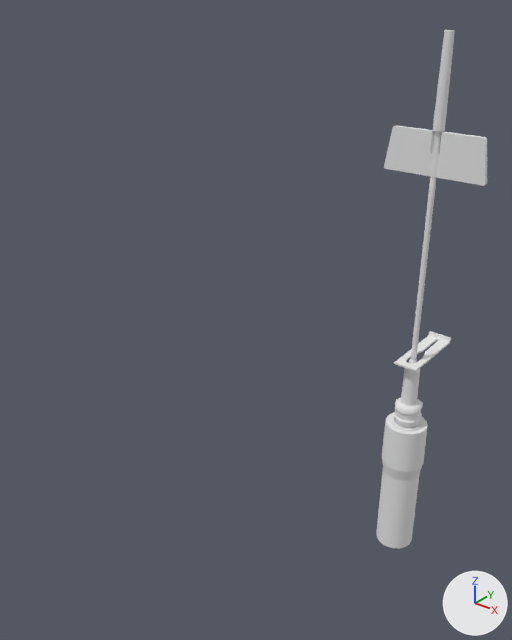
A saved change to the Blender file blend/needle/insulfon_needle.blend.
Camera for both pictures: a 50 mm lens placed at (0.147, -0.322, 0.161), pointed at (-0.033, -0.098, 0.022). The lights are fixed; the arrows at lower right show +X, +Y and +Z.

The scene before the commit, as lines of its bpy script (objects in view):
```python
ob_bf = bpy.data.objects.new('bf', me_cylinder_032)
ob_bf.location = (0.0, 0.0, 0.0856)
ob_cap = bpy.data.objects.new('cap', me_cylinder_025)
ob_cap.location = (0.0, 0.0, 0.1172)
ob_inner = bpy.data.objects.new('inner', me_cylinder_028)
ob_inner.location = (0.0, 0.0, -0.1115)
ob_outer = bpy.data.objects.new('outer', me_cylinder_029)
ob_outer.location = (0.0, 0.0, -0.1131)
ob_puller = bpy.data.objects.new('puller', me_cylinder_026)
ob_puller.location = (0.0, 0.0001, -0.056)
ob_ring = bpy.data.objects.new('ring', me_cylinder_027)
ob_ring.location = (0.0, 0.0002, -0.0696)
ob_th = bpy.data.objects.new('th', me_plane_007)
ob_th.location = (0.0, 0.0112, 0.023)
ob_tube = bpy.data.objects.new('tube', me_cylinder_031)
ob_tube.location = (0.0, 0.0, 0.0191)
```
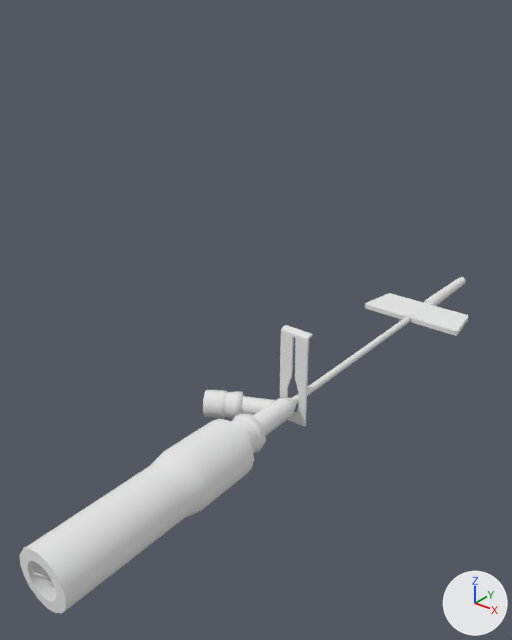
What the commit changed:
me_cylinder_027 is used by ob_ring; location (0.0, 0.0002, -0.0696).
me_cylinder_027 had 105 vertices, 110 faces and spanned x -0.0078..0.0078, y -0.0085..0.0085, z -0.0133..0.0133.
me_cylinder_027 now has 194 vertices, 204 faces and spans x -0.0078..0.0307, y -0.0085..0.0085, z -0.0133..0.0286.
me_cylinder_027 part 1: a new loose piece of 89 vertices spanning x 0.0122..0.0307, y -0.0061..0.0061, z 0.0115..0.0286, in mat_insulfonmatt (its picture is missing).
me_cylinder_026 is used by ob_puller; location (0.0, 0.0001, -0.056).
me_cylinder_026 had 34 vertices, 40 faces and spanned x -0.0046..0.0046, y -0.005..0.005, z -0.0274..0.0274.
me_cylinder_026 now has 144 vertices, 158 faces and spans x -0.0066..0.024, y -0.0097..0.0328, z -0.0274..0.0294.
me_cylinder_026 part 2: a new loose piece of 76 vertices spanning x -0.0066..0.0066, y -0.0097..0.0328, z 0.026..0.0294, in mat_insulfonmat (its picture is missing).
me_cylinder_026 part 3: a new loose piece of 34 vertices spanning x -0.0004..0.024, y -0.0044..0.0044, z 0.0027..0.0204, in mat_insulfonmat (its picture is missing).
Object 'bf' (ob_bf) moves from (0.0, 0.0, 0.0856) to (0.0, 0.0012, 0.0).
Object 'bf' (ob_bf) turns from (0, 0, 0) to (-90, -180, 0) degrees about x, y and z.
Object 'cap' (ob_cap) moves from (0.0, 0.0, 0.1172) to (0.0, 0.0328, 0.0).
Object 'cap' (ob_cap) turns from (0, 0, 0) to (-90, -180, 0) degrees about x, y and z.
Object 'tube' (ob_tube) moves from (0.0, 0.0, 0.0191) to (0.0, -0.0653, 0.0).
Object 'tube' (ob_tube) turns from (0, 0, 0) to (-90, -180, 0) degrees about x, y and z.
Object 'th' (ob_th) is deleted.
Object 'ring' (ob_ring) moves from (0.0, 0.0002, -0.0696) to (0.0, -0.154, 0.0002).
Object 'ring' (ob_ring) turns from (0, 0, 0) to (-90, -180, 0) degrees about x, y and z.
Object 'puller' (ob_puller) moves from (0.0, 0.0001, -0.056) to (0.0, -0.1405, 0.0001).
Object 'puller' (ob_puller) turns from (0, 0, 0) to (-90, -180, 0) degrees about x, y and z.
Object 'outer' (ob_outer) moves from (0.0, 0.0, -0.1131) to (0.0, -0.1976, 0.0).
Object 'outer' (ob_outer) turns from (0, 0, 0) to (-90, -180, 0) degrees about x, y and z.
Object 'inner' (ob_inner) moves from (0.0, 0.0, -0.1115) to (0.0, -0.196, 0.0).
Object 'inner' (ob_inner) turns from (0, 0, 0) to (-90, -180, 0) degrees about x, y and z.

Boxes [x1, y1, x2, y2] around the edits, measured in the pictures (512 x 640 px):
'outer', moved, turned
    before: [376, 412, 428, 549]
    after: [20, 419, 254, 613]
'bf', moved, turned
    before: [384, 125, 487, 186]
    after: [365, 293, 468, 336]
'puller', reshaped, moved, turned
    before: [401, 358, 420, 406]
    after: [241, 325, 313, 436]
'ring', reshaped, moved, turned
    before: [394, 397, 423, 428]
    after: [203, 389, 266, 453]
'tube', moved, turned
    before: [411, 177, 436, 360]
    after: [292, 317, 411, 403]
'cap', moved, turned
    before: [433, 30, 455, 132]
    after: [424, 277, 466, 306]
'th', deleted
    before: [394, 331, 451, 371]
'inner', moved, turned
    before: [391, 415, 422, 431]
    after: [34, 572, 50, 578]
part 1 of me_cylinder_027, added
    after: [203, 389, 244, 419]
part 2 of me_cylinder_026, added
    after: [280, 325, 313, 427]
part 3 of me_cylinder_026, added
    after: [241, 396, 275, 415]
